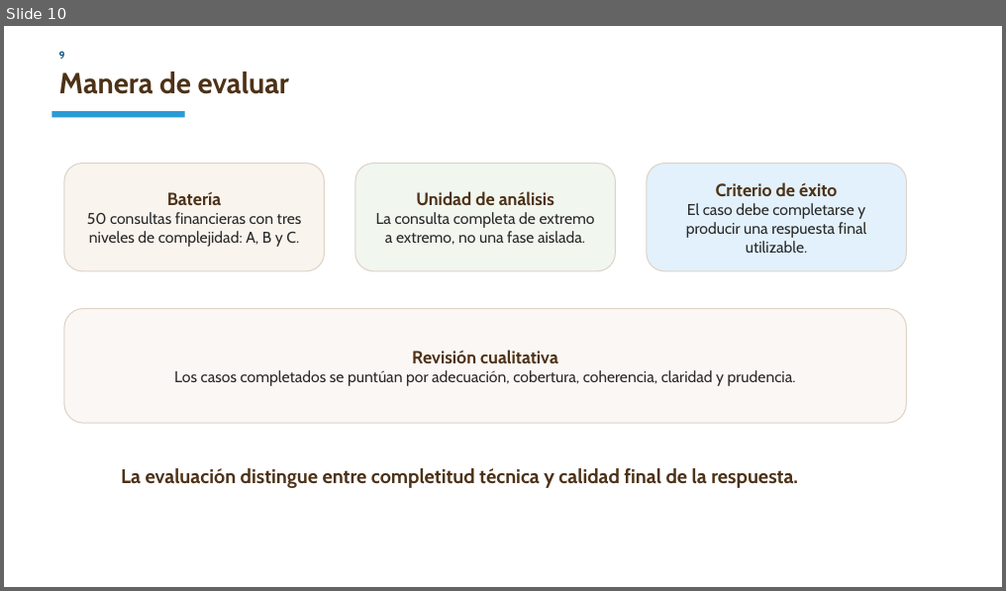
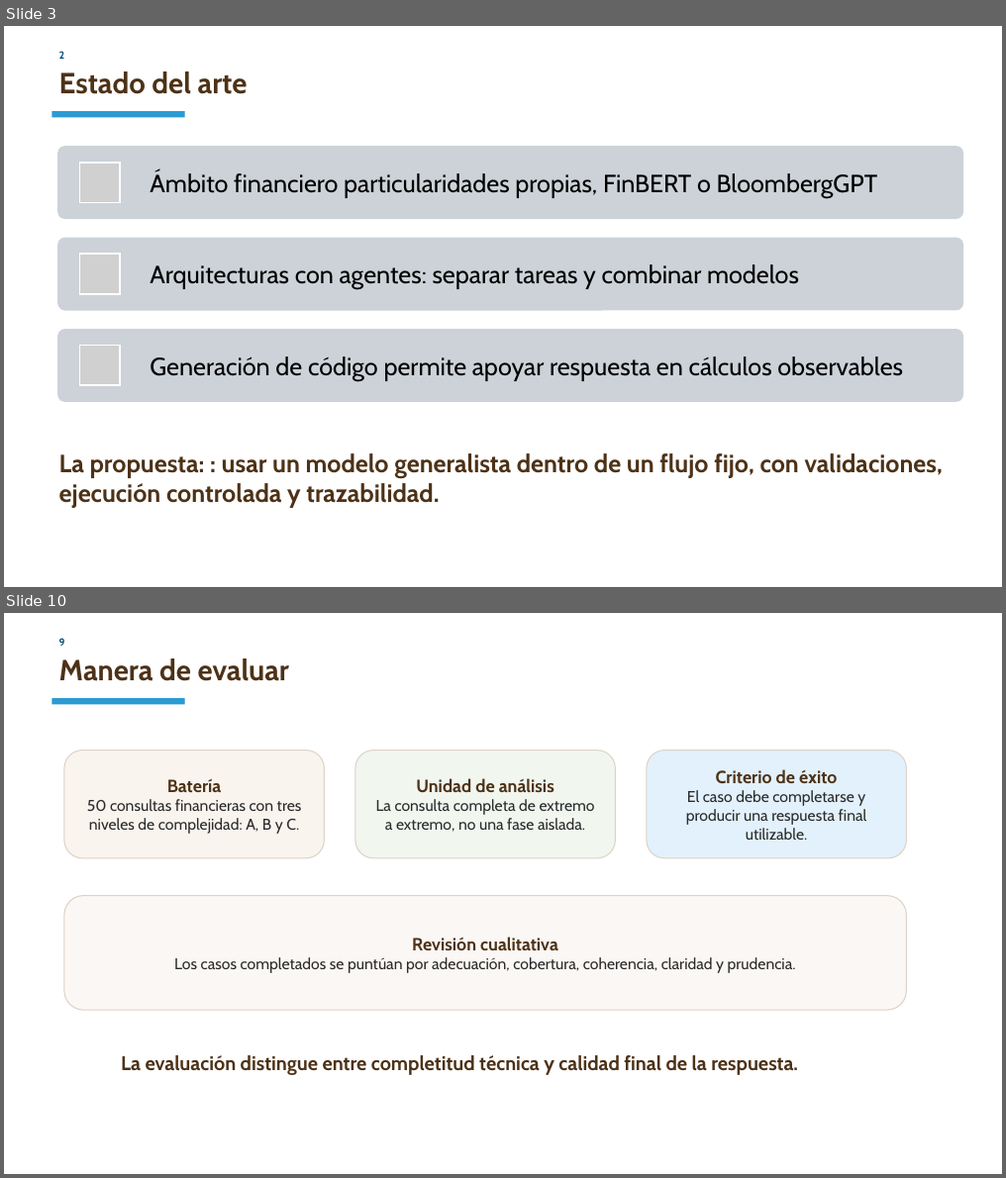
Before and after one commit to CarlosRuiz4102/tfm, a slide deck: docs/presentacion_tfm_15min_v4.pptx. Shown one above the other, each under a label of ours: slide 10 before the commit, slides 3 and 10 after it; the slides between them are not shown. The pictures are 1006x591 and 1006x1178 pixels, drawn with LibreOffice and Linux fonts; fonts in the diff are those of the drawing; grey boxes stand for pictures. Boxes give left, top, right and bottom in pixels: in the first picture for what was removed or moved away, otherwise in the second. Text is boxed around its words. In the diff, an @@ line names an element or a change of style, - is before the commit and + after.

```diff
--- a/docs/presentacion_tfm_15min_v4.pptx
+++ b/docs/presentacion_tfm_15min_v4.pptx
@@ slide 3 added at [4,26,1002,587], background #FFFFFF @@
@@ text added at [59,51,65,59], 10 pt, text #004B7A, bold @@
+2
@@ text added at [59,72,248,94], 28 pt, text #4D3217, bold @@
+Estado del arte
@@ rectangle added at [52,111,185,117], fill #2A9BD3 @@
@@ group added at [57,146,963,402]: 3 rounded rectangles, 3 pictures, 3 texts @@
+Ámbito financiero particularidades propias, FinBERT o BloombergGPT
+Arquitecturas con agentes: separar tareas y combinar modelos
+Generación de código permite apoyar respuesta en cálculos observables
@@ text added at [59,454,943,508], 24 pt, text #4D3217, bold @@
+La propuesta: : usar un modelo generalista dentro de un flujo fijo, con validaciones, ejecución controlada y trazabilidad.
```
Also in this commit, not shown: 7 slides changed, 1 other slide added, 2 slides removed, 4 other files.
